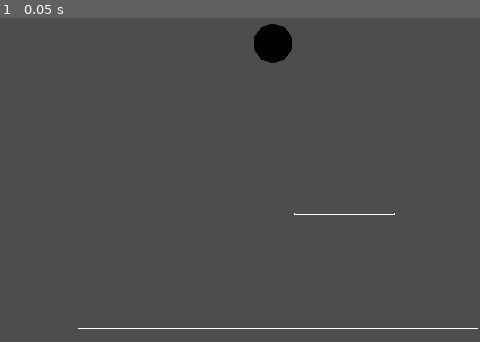
Above: before the commit, frame 1.
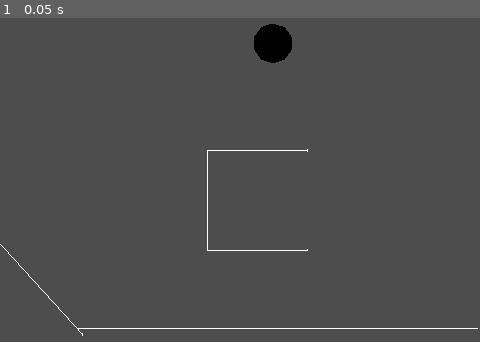
Above: after the commit, the same moment.

Repository: JyarlJung/Platformer
Game: Godot game, scene res://scenes/stage.tscn
Two runs of this game, one before a commit and one after it. Both use one fixed random seed, a clock stepped at 60 frames per second and the inputs below.
Inputs:
- Up to frame 1 (0.05 s): no input

The runs differ from the first frame. In frame 1, 0.3% of the frame differs, in the area x 0-83%, y 40-99%.

Commit message:
0713 entity changed

Diff:
--- a/scenes/stage.tscn
+++ b/scenes/stage.tscn
@@ -23,14 +23,14 @@
 size = 4.8
 far = 100.0
 
-[node name="Cha" type="Node3D" parent="." node_paths=PackedStringArray("body")]
+[node name="Cha" type="Node3D" parent="." node_paths=PackedStringArray("arrow", "body")]
 transform = Transform3D(1, 0, 0, 0, 1, 0, 0, 0, 1, 0.329448, 1.3863, 0)
 script = ExtResource("1_xh018")
 max_speed = 2.5
 jump_force = 4.5
+arrow = NodePath("Collider2")
 friction = 0.3
 is_friction_onair = true
-is_sticky = true
 body = NodePath("Collider")
 
 [node name="Collider" type="Node3D" parent="Cha"]
@@ -42,6 +42,12 @@
 [node name="MeshInstance3D" type="MeshInstance3D" parent="Cha"]
 mesh = SubResource("SphereMesh_pbyeq")
 
+[node name="Collider2" type="Node3D" parent="Cha"]
+script = ExtResource("1_13icl")
+points = Array[Vector3]([Vector3(0, 0, 0), Vector3(1, 0, 0)])
+layer = 4
+mask = 0
+
 [node name="Collider" type="Node3D" parent="."]
 transform = Transform3D(1, 0, 0, 0, 1, 0, 0, 0, 1, 0.379026, -1.46014, 0)
 script = ExtResource("1_13icl")
@@ -51,10 +57,19 @@
 _is_hull_rect = true
 
 [node name="Collider2" type="Node3D" parent="."]
-transform = Transform3D(1, 0, 0, 0, 1, 0, 0, 0, 1, 1.04764, -0.822511, 0)
+transform = Transform3D(1, 0, 0, 0, 1, 0, 0, 0, 1, -2.0726, -2.027, 0)
 script = ExtResource("1_13icl")
-points = Array[Vector3]([Vector3(0.5, 0.5, 0), Vector3(-0.5, 0.5, 0)])
+points = Array[Vector3]([Vector3(0.5, 0.5, 0), Vector3(-0.5, 1.6, 0)])
 width = 0.01
 layer = 16
 mask = 0
 _is_hull_rect = true
+
+[node name="Collider3" type="Node3D" parent="."]
+transform = Transform3D(1, 0, 0, 0, 1, 0, 0, 0, 1, 0.175429, -0.18912, 0)
+script = ExtResource("1_13icl")
+points = Array[Vector3]([Vector3(0.5, 0.5, 0), Vector3(-0.5, 0.5, 0), Vector3(-0.5, -0.5, 0), Vector3(0.5, -0.5, 0)])
+width = 0.01
+layer = 16
+mask = 0
+_is_hull_rect = true
--- a/scripts/Cha.gd
+++ b/scripts/Cha.gd
@@ -5,6 +5,7 @@
 @export_range(0.0,2.0,0.01) var accel:float = 0.5
 @export var max_speed:float = 3.0
 @export var jump_force:float = 5.0
+@export var arrow:Collider
 
 
 
@@ -22,8 +23,9 @@
 		if max_speed > move_vec.dot(-slide_vector):
 			slide(-accel)
 	if Input.is_key_pressed(KEY_SPACE) and on_air==false:
-		move_vec.y = jump_force
-
+		jump(jump_force)
+	if arrow != null:
+		arrow.set_pos_index(1,slide_vector)
 	if Input.is_key_pressed(KEY_SHIFT):
 		Global.set_time_scale(max(0.2,get_time_scale()-0.1))
 	else:
--- a/scripts/Collider.gd
+++ b/scripts/Collider.gd
@@ -64,7 +64,7 @@
 	return null
 
 func hit_test_all(layer_mask:int=-1)-> Array[Collision]:
-	var res:Array[Collision]
+	var res:Array[Collision]=[]
 	if layer_mask==-1: layer_mask=mask
 	else: layer_mask = 1 << layer_mask
 
@@ -82,6 +82,9 @@
 	var pos_transed=collider.pos.rotated(Vector3.BACK,global_rotation.z)
 	pos_transed+=global_position
 	return pos_transed
+
+func set_pos_index(index:int,pos:Vector3)->void:
+	_segments[index].pos=pos
 
 func get_pos_trans_index(index:int)->Vector3:
 	var pos_transed=_segments[index].pos.rotated(Vector3.BACK,global_rotation.z)
--- a/scripts/Entity.gd
+++ b/scripts/Entity.gd
@@ -34,7 +34,7 @@
 	move(Entity.rot_to_vec(global_rotation_degrees.z) * speed)
 
 func slide(speed:float)->void:
-	if abs(slide_vector.y) < 0.5:
+	if abs(slide_vector.y) < 0.7 or speed*slide_vector.y <= 0:
 		move(slide_vector * speed)
 
 func get_time_delta()->float:
@@ -62,28 +62,45 @@
 	else: scale_vec = vec
 	scale_object_local(scale_vec)
 
+func jump(power:float)->void:
+	var jump_vec:Vector3 = slide_vector.cross(Vector3.FORWARD) * power
+	move_vec.y=jump_vec.y
+	move_vec.x+=jump_vec.x
+
 func _frict(value:float)->void:
 	var friction_vector:Vector3 = slide_vector * sign(move_vec.x)
 	friction_vector *= value * get_time_scale()
 	if abs(move_vec.x) < abs(friction_vector.x):
 		move_vec.x=0.0
-	elif abs(friction_vector.x) > abs(friction_vector.y):
-		move_vec-=friction_vector
+	else:
+		move_vec-=friction_vector * abs(slide_vector.x)
 
 func _collide(collision:Collider.Collision)->void:
 	var bounce_arrow:Vector3 = collision.point.normalized()
 	var collision_width:float = min(collision.point.length() - body.width, move_vec.length())
 	var bounce:Vector3 = bounce_arrow * collision_width
-	if bounce_arrow.y < -0.5 :
+	var is_ground:bool = bounce_arrow.y < -0.7
+	if bounce_arrow.y < 0 :
 		on_air=false
 		slide_vector = bounce_arrow
-	elif bounce_arrow.y < abs(slide_vector.y):
+	elif abs(bounce_arrow.x) < abs(slide_vector.x):
 		slide_vector = bounce_arrow
-	if is_sticky:
+	if is_sticky and is_ground:
 		translate(Entity.arrow_to_quater(bounce))
 	else:
 		translate(bounce)
 	move_vec += bounce / get_time_delta()
+
+func _colide_and_slide()->void:
+	on_air=true
+	slide_vector=Vector3.RIGHT
+	var hit:Array[Collider.Collision] = body.hit_test_all()
+	for collision in body.hit_test_all():
+		_collide(collision)
+	if hit.size() != 0:
+		slide_vector=slide_vector.cross(Vector3.FORWARD)
+
+
 func _ready():
 	pass
 
@@ -92,11 +109,7 @@
 	trans(move_vec)
 	move(Vector3.DOWN * Global.gravity)
 	if body != null:
-		on_air=true
-		slide_vector=Vector3.DOWN
-		for collision in body.hit_test_all():
-			_collide(collision)
-		slide_vector=slide_vector.cross(Vector3.FORWARD)
+		_colide_and_slide()
 	if friction < 0 :
 		if gravity_scale == 0 : move_vec *= 0.0
 		else: move_vec *= Vector3.UP
